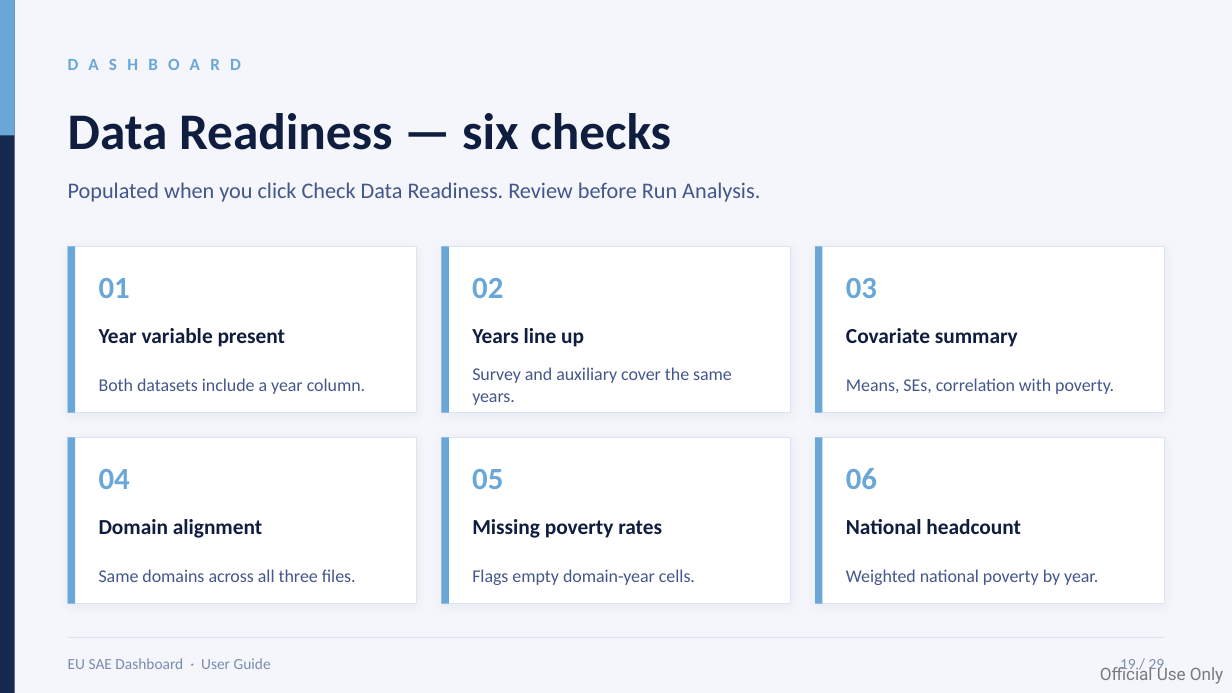
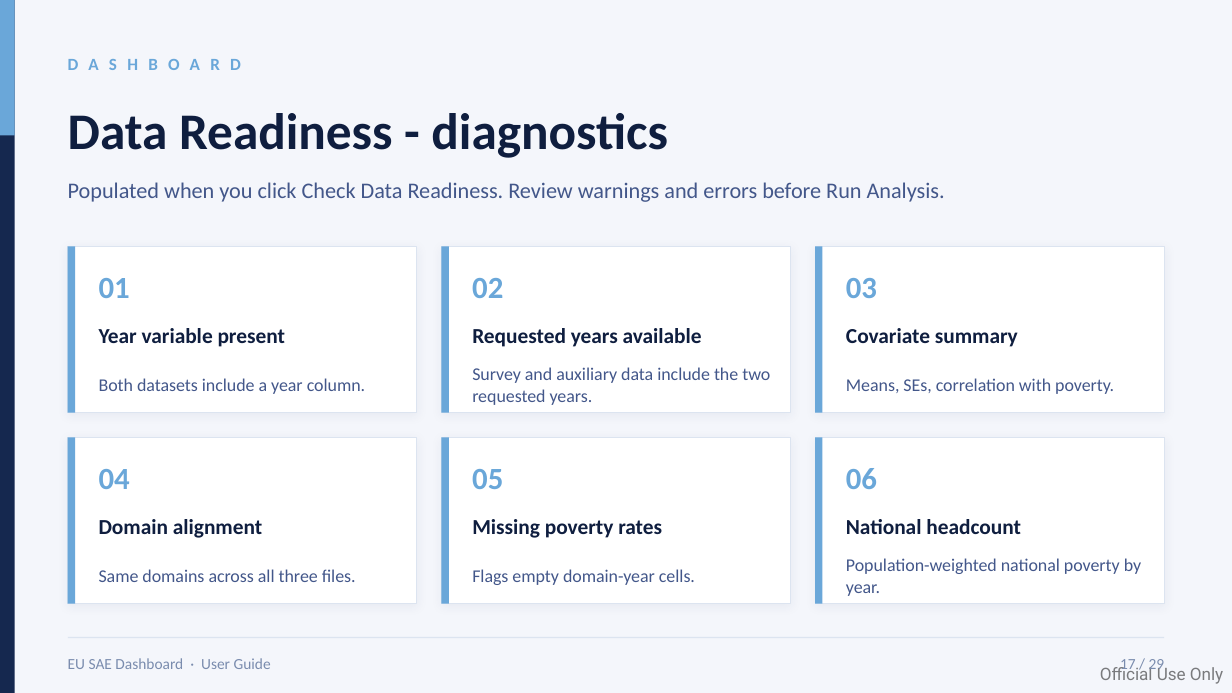
Before and after one commit to Noboyoshida227/EU_SAE_application_package, a slide deck: slide 17 of instructions/EU_SAE_User_Guide_Dashboard_v2.pptx. Drawn at 1232x693 pixels with LibreOffice and Linux fonts; fonts in the diff are those of the drawing. Boxes give left, top, right and bottom in pixels: in the first picture for what was removed or moved away, otherwise in the second. Text is boxed around its words. In the diff, an @@ line names an element or a change of style, - is before the commit and + after.

```diff
--- a/instructions/EU_SAE_User_Guide_Dashboard_v2.pptx
+++ b/instructions/EU_SAE_User_Guide_Dashboard_v2.pptx
@@ text at [68,113,668,158]: text changed @@
-Data Readiness — six checks
+Data Readiness - diagnostics
@@ text at [68,182,945,202]: text changed @@
-Populated when you click Check Data Readiness. Review before Run Analysis.
+Populated when you click Check Data Readiness. Review warnings and errors before Run Analysis.
@@ text at [472,328,702,347]: text changed @@
-Years line up
+Requested years available
@@ text at [472,367,770,405]: text changed @@
-Survey and auxiliary cover the same years.
+Survey and auxiliary data include the two requested years.
@@ text at [846,558,1141,596]: text changed @@
-Weighted national poverty by year.
+Population-weighted national poverty by year.
@@ text at [1120,659,1165,674]: text changed @@
-19 / 29
+17 / 29
```
Also in this commit, not shown: 24 other slides changed, 3 other files.
